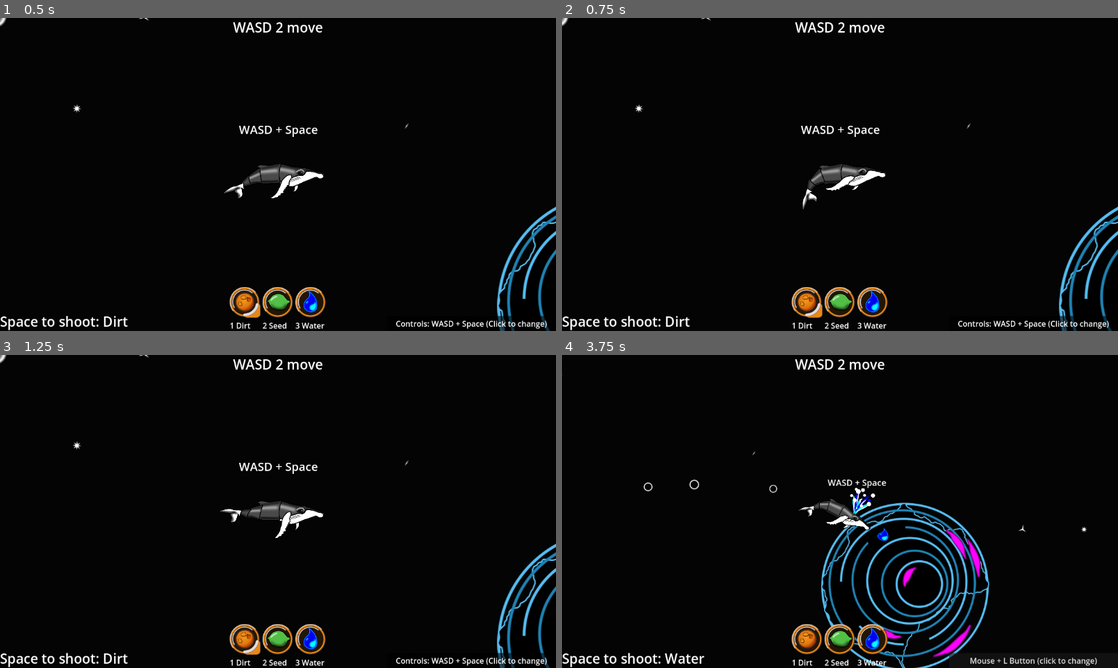
Above: before the commit, frames 1-4 (two rows, left to right).
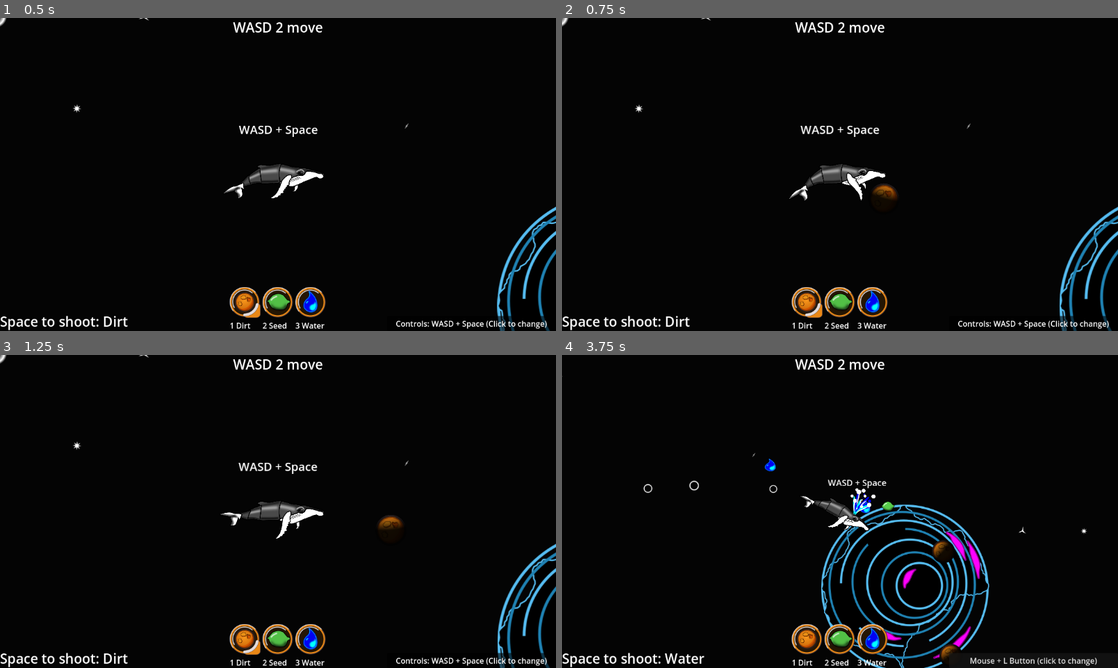
Above: after the commit, the same moments.

Repository: plexsoup/GWJ77-Metamorphosis
Game: Godot game, scene res://game_level.tscn
The game is run twice, just before and just after one commit, with the same random seed, the same clock (stepped at 60 frames per second) and the same inputs. The engine's default icon, where the game draws it, is replaced by a stand-in: a white triangle on a blue panel in a dark square.
Inputs (mouse positions are in pixels of both pictures, inside the frame that each line leads up to):
- Up to frame 1 (0.5 s): no input
- Up to frame 2 (0.75 s): click (806, 302) at 0.5 s
- Up to frame 3 (1.25 s): no input
- Up to frame 4 (3.75 s): click (840, 639) at 1.25 s; click (873, 639) at 2 s; click "Controls: WASD + Space (Click…" at 2.75 s; move the mouse to (962, 495) at 3.52 s; hold D (rotate_right) from 3.53 s (still down); hold Space (shoot) from 3.53 s (still down)

Frame 1 is identical in both runs. In frame 2, 0.8% of the frame differs, in the area x 13-100%, y 0-95%; in frame 3, 0.7%; in frame 4, 5.2%, in the area x 0-95%, y 6-100%.

Commit message:
switch planets to rigid bodies which freeze to static

Diff:
--- a/Objects/planet.gd
+++ b/Objects/planet.gd
@@ -1,6 +1,6 @@
 ## Planet
 
-extends StaticBody2D
+extends RigidBody2D
 
 
 var rotation_speed : float = 0.25
@@ -89,3 +89,7 @@
 	if has_atmosphere:
 		if randf() < 0.2 and $Cities.get_child_count() < 9:
 			spawn_city()
+
+
+func _on_freeze_timer_timeout() -> void:
+	freeze = true
--- a/Objects/planet.tscn
+++ b/Objects/planet.tscn
@@ -29,7 +29,9 @@
 diffuse_texture = ExtResource("2_xyomn")
 normal_texture = ExtResource("3_yhpef")
 
-[node name="Planet" type="StaticBody2D" groups=["dirt", "planets"]]
+[node name="Planet" type="RigidBody2D" groups=["dirt", "planets"]]
+mass = 100.0
+lock_rotation = true
 script = ExtResource("1_w8dfo")
 
 [node name="CollisionShape2D" type="CollisionShape2D" parent="."]
@@ -89,4 +91,10 @@
 
 [node name="Cracks" type="Node2D" parent="."]
 
+[node name="FreezeTimer" type="Timer" parent="."]
+wait_time = 3.0
+one_shot = true
+autostart = true
+
 [connection signal="timeout" from="SpawnTimer" to="." method="_on_spawn_timer_timeout"]
+[connection signal="timeout" from="FreezeTimer" to="." method="_on_freeze_timer_timeout"]
--- a/falling_materials/falling_dirt.gd
+++ b/falling_materials/falling_dirt.gd
@@ -9,9 +9,10 @@
 	preload("res://Objects/bird.tscn"),
 ]
 
-func set_size(diameter):
+func set_size(diameter) -> bool: # return success or failure
+	var success = false
 	if diameter > 256:
-		become_planet()
+		success = become_planet()
 	else:
 		# resize the sprite scale based on original sprite size and new diameter
 
@@ -19,14 +20,42 @@
 		$CollisionShape2D.shape.radius = diameter / 2
 		$Sprite2D.scale = Vector2.ONE * (diameter / $Sprite2D.texture.get_size().x)
 		size = $Sprite2D.scale.x * $Sprite2D.texture.get_size().x
-		mass = diameter * 0.2
+		mass = diameter * 0.15
+		success = true
+	return success
 
-func become_planet():
-	disable_collisions()
-	request_planet.connect(Globals.current_level._on_new_planet_requested)
-	request_planet.emit(self.global_transform.origin)
-	queue_free()
+func become_planet() -> bool: # return success or failure
+	var success : bool = false
+	#var safe_location = get_safe_location_for_planet(global_position)
+	var safe_location = global_position # Hack. We switched planet to rigid body to let the physics engine handle safe locations.
+	if not safe_location:
+		success = false
+	else:
+		disable_collisions()
+		request_planet.connect(Globals.current_level._on_new_planet_requested)
+		request_planet.emit(safe_location)
+		call_deferred("queue_free")
+		success = true
+	return success
 
+func get_safe_location_for_planet(location):
+	var planet_diameter = 428
+	var max_iterations = 25
+	var current_iteration = 0
+	while current_iteration < max_iterations:
+		var overlapping_planets = Globals.current_solar_system.get_nearby_planets(location)
+		if overlapping_planets.size() == 0:
+			return location
+		else:
+			var average_nudge_vector = Vector2.ZERO
+			for planet in overlapping_planets:
+				var push_strength = 1.0
+				var overlap = planet_diameter - planet.global_position.distance_to(location)
+				average_nudge_vector += planet.global_position.direction_to(location) * push_strength * clamp(overlap, 0, planet_diameter)
+			average_nudge_vector /= max(overlapping_planets.size(), 1)
+			location += average_nudge_vector
+		current_iteration += 1
+	push_warning("Max iterations reached in falling_dirt.get_safe_location_for_planet")
 
 
 func disable_collisions():
@@ -55,8 +84,9 @@
 	# TODO: resize yourself by adding the smaller ball size,
 	# then queue_free the smaller ball and offset your position a bit?
 	var new_diameter = self.get_diameter() + smaller_ball.get_diameter()
-	set_size(new_diameter)
-	smaller_ball.queue_free()
+	var success = set_size(new_diameter)
+	if success:
+		smaller_ball.queue_free()
 	$MergeNoise.play()
 
 
--- a/falling_materials/falling_seed.gd
+++ b/falling_materials/falling_seed.gd
@@ -4,9 +4,12 @@
 var state = states.FALLING
 
 
+
 @export var tree_scene: PackedScene = preload("res://Objects/l_tree.tscn")
 
 func germinate(planet, collision_point, collision_normal): # in global coords
+
+
 	rotation = 0
 	if state in [states.GERMINATED]:
 		return
@@ -28,8 +31,17 @@
 	queue_free()
 
 
+func is_near_tree(planet, location: Vector2) -> bool:
+	if not planet.has_node("Trees"):
+		return false
+	var scan_distance_sq = 32*32
+	for tree in planet.get_node("Trees").get_children():
+		if tree.global_position.distance_squared_to(location) < scan_distance_sq:
+			return true
+	return false
 
-
+func die():
+	call_deferred("queue_free")
 
 func _on_body_entered(body: Node) -> void:
 	if body.is_in_group("dirt") or body.is_in_group("planets"):
@@ -41,4 +53,7 @@
 			collision_index += 1
 		var collision_point = contacts[collision_index][1]
 		var collision_normal = contacts[collision_index][2]
-		germinate(body, collision_point, collision_normal)
+		if not is_near_tree(body, collision_point):
+			germinate(body, collision_point, collision_normal)
+		else:
+			die()
--- a/game_level.gd
+++ b/game_level.gd
@@ -149,4 +149,5 @@
 			spawn_black_hole() # put a black hole in front of the player, so they can enter it if they want to.
 			#spawn_hyperspace()
 			$WinConditionMonitor.stop()
+			$WinChingaring.play()
 		create_goal_hint(Globals.current_solar_system)
--- a/game_level.tscn
+++ b/game_level.tscn
@@ -1,9 +1,10 @@
-[gd_scene load_steps=5 format=3 uid="uid://bi1ti5anfdrh2"]
+[gd_scene load_steps=6 format=3 uid="uid://bi1ti5anfdrh2"]
 
 [ext_resource type="Script" path="res://game_level.gd" id="1_4sps6"]
 [ext_resource type="PackedScene" uid="uid://dq1k2g4vbkopg" path="res://GUI/hud.tscn" id="2_ao1wb"]
 [ext_resource type="AudioStream" uid="uid://cn1un0o3sddsx" path="res://assets/audio/SpaceWhale_bgMusic.ogg" id="4_6kes6"]
 [ext_resource type="PackedScene" uid="uid://c44n3b33v6mob" path="res://space_whale.tscn" id="4_ixxt3"]
+[ext_resource type="AudioStream" uid="uid://d0tpyoa0je148" path="res://assets/audio/celebration_noise.mp3" id="5_3qyji"]
 
 [node name="GameLevel" type="Control"]
 layout_mode = 3
@@ -19,7 +20,7 @@
 
 [node name="HUD" parent="CanvasLayer" instance=ExtResource("2_ao1wb")]
 
-[node name="AudioStreamPlayer" type="AudioStreamPlayer" parent="."]
+[node name="BGMusic" type="AudioStreamPlayer" parent="."]
 stream = ExtResource("4_6kes6")
 volume_db = -12.0
 autoplay = true
@@ -30,4 +31,7 @@
 [node name="SpaceWhale" parent="." instance=ExtResource("4_ixxt3")]
 position = Vector2(586, 328)
 
+[node name="WinChingaring" type="AudioStreamPlayer" parent="."]
+stream = ExtResource("5_3qyji")
+
 [connection signal="timeout" from="WinConditionMonitor" to="." method="_on_win_condition_monitor_timeout"]
--- a/solar_system.gd
+++ b/solar_system.gd
@@ -20,8 +20,19 @@
 		add_child(projectiles_folder)
 
 func spawn_planet(location):
+	# Note, we're not validating the location, just spawning a planet where told.
+	#var nearby_planets = get_nearby_planets(location)
 	var planet_scene = preload("res://Objects/planet.tscn")
 	var new_planet = planet_scene.instantiate()
-	new_planet.position = location
+	new_planet.position = location # I think we have to use position, not global position, if we want to do this before add_child.
 	call_deferred("add_child", new_planet)
+
 	#new_planet.global_position = location
+
+func get_nearby_planets(location : Vector2):
+	var nearby_planets = []
+	var tolerance_sq = 512 * 512 # should be 428 though?
+	for planet in $Planets.get_children():
+		if (planet.global_position - location).length_squared() < tolerance_sq:
+			nearby_planets.push_back(planet)
+	return nearby_planets
--- a/space_whale.gd
+++ b/space_whale.gd
@@ -1,6 +1,6 @@
 extends RigidBody2D
 
-var interval_between_shots : int = 250 #msec
+var interval_between_shots : int = 330 #msec
 var time_of_last_shot : int = 0
 var current_material : PackedScene
 
@@ -36,9 +36,12 @@
 		rotate_whale(delta)
 		apply_thrust(delta)
 		show_vfx()
-		#wrap_around_map_if_necessary() # Broken
+		if Input.is_action_pressed("shoot"):
+			attempt_to_shoot()
 	elif state == states.HYPERSPACE:
 		spin_whale_clockwise(delta)
+
+
 
 func rotate_whale(_delta):
 	var desired_rotation : float
@@ -105,12 +108,9 @@
 
 		$Camera2D.global_position = global_position
 
-func _unhandled_input(_event: InputEvent) -> void:
-	if state in [ states.FLYING ]:
-		if Input.is_action_pressed("shoot"):
-			shoot()
 
-func shoot():
+
+func attempt_to_shoot():
 	var current_time = Time.get_ticks_msec()
 	if current_time > time_of_last_shot + interval_between_shots:
 		time_of_last_shot = current_time
@@ -130,13 +130,14 @@
 
 	var muzzle : Marker2D
 	if new_projectile.is_in_group("water"):
-		#muzzle = $MuzzleWater
-		muzzle = $Muzzle # wasn't fun to shoot from blow-hole
+		muzzle = $MuzzleWater
+		#muzzle = $Muzzle # wasn't fun to shoot from blow-hole
 		$AnimationPlayer.play("blow_water")
 	elif new_projectile.is_in_group("dirt"):
-		#muzzle = $MuzzleDirt
-		muzzle = $Muzzle # wasn't fun to shoot backwards
-	else:
+		muzzle = $MuzzleDirt
+		#muzzle = $Muzzle # wasn't fun to shoot backwards
+		$AnimationPlayer.play("throw_dirt")
+	else: # seeds
 		muzzle = $Muzzle
 		$AnimationPlayer.play("shoot")
 
@@ -186,7 +187,7 @@
 
 
 func _on_animation_player_animation_finished(anim_name: StringName) -> void:
-	if anim_name in ["shoot"]:
+	if anim_name in ["shoot", "blow_water", "throw_dirt"]:
 		$AnimationPlayer.play("swim")
 
 
--- a/space_whale.tscn
+++ b/space_whale.tscn
@@ -222,12 +222,41 @@
 "values": [0.0, 0.0, -0.0890118, 0.0]
 }
 
+[sub_resource type="Animation" id="Animation_bvno5"]
+resource_name = "throw_dirt"
+length = 0.3
+tracks/0/type = "value"
+tracks/0/imported = false
+tracks/0/enabled = true
+tracks/0/path = NodePath("WhaleBody/HeadTop/Fin_F:rotation")
+tracks/0/interp = 1
+tracks/0/loop_wrap = true
+tracks/0/keys = {
+"times": PackedFloat32Array(0, 0.133333, 0.3),
+"transitions": PackedFloat32Array(1, 1, 1),
+"update": 0,
+"values": [0.0, -2.17119, 0.0]
+}
+tracks/1/type = "value"
+tracks/1/imported = false
+tracks/1/enabled = true
+tracks/1/path = NodePath("WhaleBody/HeadTop/Fin_B:rotation")
+tracks/1/interp = 1
+tracks/1/loop_wrap = true
+tracks/1/keys = {
+"times": PackedFloat32Array(0, 0.133333, 0.3),
+"transitions": PackedFloat32Array(1, 1, 1),
+"update": 0,
+"values": [0.0, -1.86227, 0.0]
+}
+
 [sub_resource type="AnimationLibrary" id="AnimationLibrary_yqwqh"]
 _data = {
 "RESET": SubResource("Animation_6it82"),
 "blow_water": SubResource("Animation_a38xi"),
 "shoot": SubResource("Animation_bv3aq"),
-"swim": SubResource("Animation_j62lo")
+"swim": SubResource("Animation_j62lo"),
+"throw_dirt": SubResource("Animation_bvno5")
 }
 
 [sub_resource type="AudioStreamRandomizer" id="AudioStreamRandomizer_8bbw1"]
@@ -282,11 +311,11 @@
 
 [node name="MuzzleWater" type="Marker2D" parent="."]
 position = Vector2(38, -35)
-rotation = -1.47041
+rotation = -0.0625908
 
 [node name="MuzzleDirt" type="Marker2D" parent="."]
-position = Vector2(-60, 19)
-rotation = -4.30917
+position = Vector2(30, 38)
+rotation = -6.36779
 
 [node name="CollisionShape2D" type="CollisionShape2D" parent="."]
 position = Vector2(9, 2)
Not shown, added: assets/audio/celebration_noise.mp3.import
Not shown: 1 places in space_whale.tscn that only renumber resources
Not shown, added: assets/audio/celebration_noise.mp3
